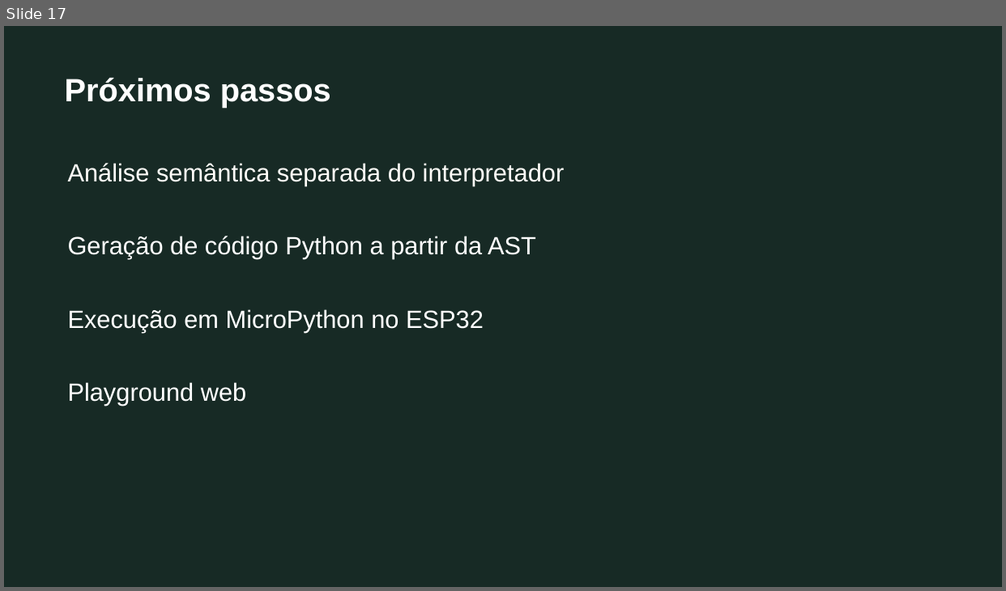
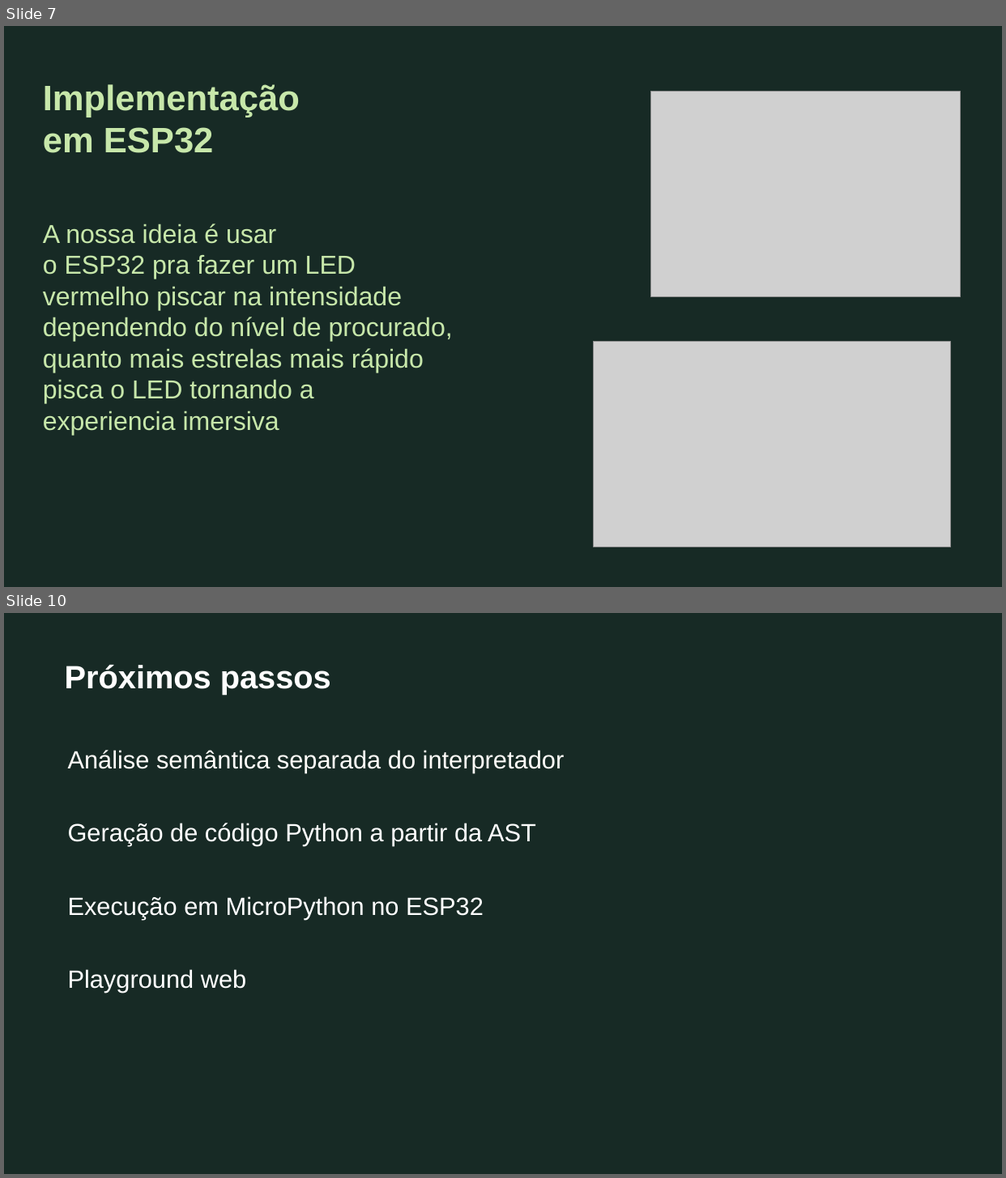
Before and after one commit to fernandomcrsilva/grove-language, a slide deck: docs/grove-compiladores.pptx. Shown one above the other, each under a label of ours: slide 17 before the commit, slides 7 and 10 after it; the slides between them are not shown. The pictures are 1006x591 and 1006x1178 pixels, drawn with LibreOffice and Linux fonts; fonts in the diff are those of the drawing; grey boxes stand for pictures. Boxes give left, top, right and bottom in pixels: in the first picture for what was removed or moved away, otherwise in the second. Text is boxed around its words. In the diff, an @@ line names an element or a change of style, - is before the commit and + after.

```diff
--- a/docs/grove-compiladores.pptx
+++ b/docs/grove-compiladores.pptx
@@ slide 7 added at box(4, 26, 1002, 587), background #172A25 @@
@@ text added at box(43, 84, 300, 153), 34 pt, text #C7E7AA, bold @@
+Implementação
+em ESP32
@@ picture added at box(651, 91, 961, 297) @@
@@ text added at box(43, 224, 453, 435), 25 pt, text #C7E7AA @@
+A nossa ideia é usar
+o ESP32 pra fazer um LED
+vermelho piscar na intensidade
+dependendo do nível de procurado,
+quanto mais estrelas mais rápido
+pisca o LED tornando a
+experiencia imersiva
@@ picture added at box(594, 342, 951, 548) @@
@@ what was slide 17 is now slide 10 @@
```
Also in this commit, not shown: 1 slide changed, 5 other slides added, 13 slides removed.
